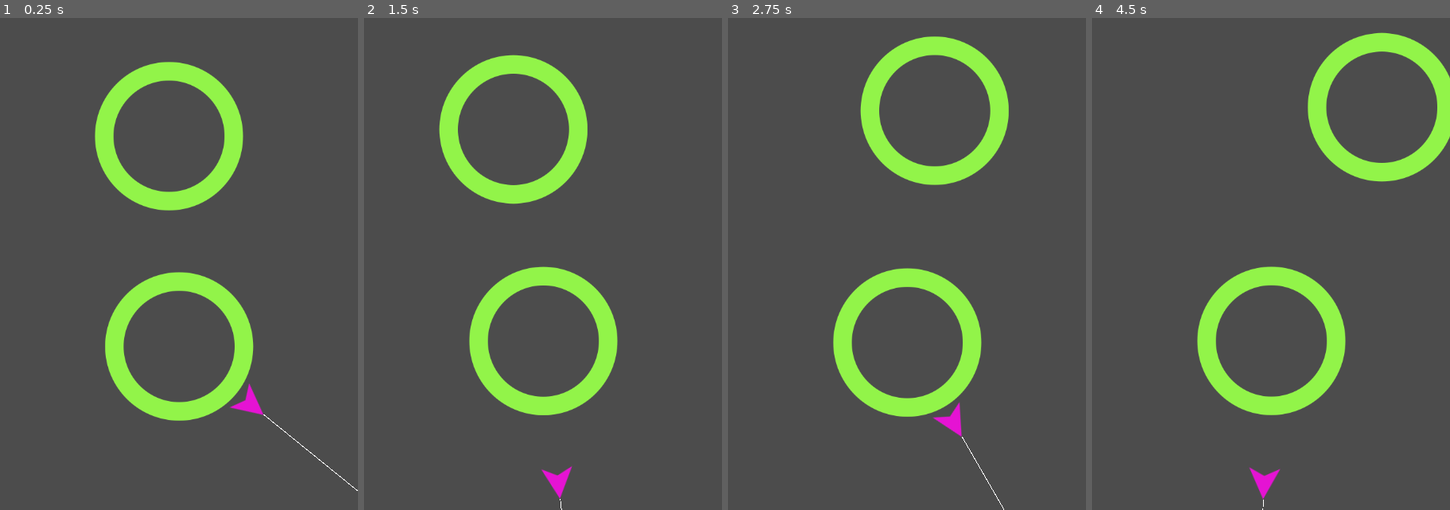
Above: before the commit, frames 1-4 (left to right).
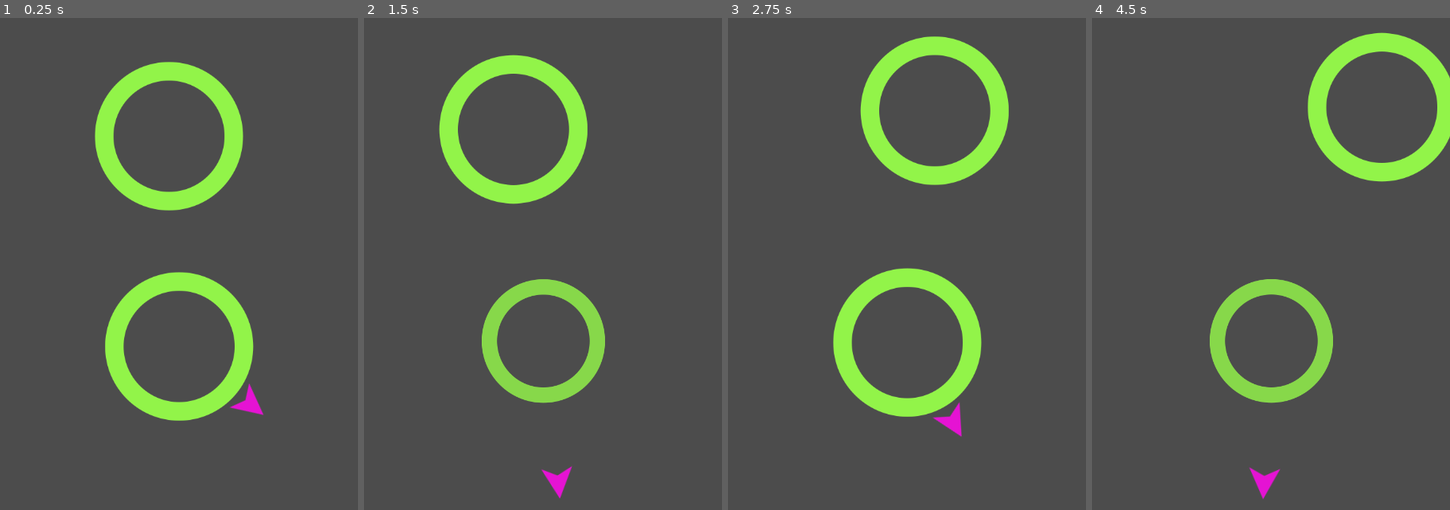
Above: after the commit, the same moments.

Repository: jagc/circleJump
Game: Godot game, scene res://objects/main.tscn
Two runs of this game, one before a commit and one after it. Both use one fixed random seed, a clock stepped at 60 frames per second and the inputs below.
Inputs (mouse positions are in pixels of both pictures, inside the frame that each line leads up to):
- Up to frame 1 (0.25 s): no input
- Up to frame 2 (1.5 s): move the mouse to (621, 160) at 0.52 s; click (621, 160) at 0.67 s; move the mouse to (471, 224) at 1.27 s; click (471, 224) at 1.42 s
- Up to frame 3 (2.75 s): move the mouse to (942, 52) at 2.02 s; click (942, 52) at 2.17 s
- Up to frame 4 (4.5 s): move the mouse to (1253, 318) at 2.77 s; click (1253, 318) at 2.92 s; move the mouse to (1378, 288) at 3.52 s; click (1378, 288) at 3.67 s; move the mouse to (1163, 96) at 4.27 s; click (1163, 96) at 4.42 s

The runs differ from the first frame. In frame 1, less than 0.1% of the frame differs, in the area x 73-100%, y 80-97%; in frame 2, 6.0%, in the area x 29-71%, y 50-100%; in frame 3, less than 0.1%; in frame 4, 6.0%.

Commit message:
created implode animation for the circle

Diff:
--- a/objects/circle.tscn
+++ b/objects/circle.tscn
@@ -11,6 +11,34 @@
 [sub_resource type="CircleShape2D" id=2]
 radius = 135.214
 
+[sub_resource type="Animation" id=3]
+resource_name = "implode"
+length = 0.4
+tracks/0/type = "value"
+tracks/0/path = NodePath(".:scale")
+tracks/0/interp = 1
+tracks/0/loop_wrap = true
+tracks/0/imported = false
+tracks/0/enabled = true
+tracks/0/keys = {
+"times": PoolRealArray( 0, 0.4 ),
+"transitions": PoolRealArray( 1, 1 ),
+"update": 0,
+"values": [ Vector2( 1, 1 ), Vector2( 1e-005, 1e-005 ) ]
+}
+tracks/1/type = "value"
+tracks/1/path = NodePath(".:modulate")
+tracks/1/interp = 1
+tracks/1/loop_wrap = true
+tracks/1/imported = false
+tracks/1/enabled = true
+tracks/1/keys = {
+"times": PoolRealArray( 0, 0.4 ),
+"transitions": PoolRealArray( 1, 1 ),
+"update": 0,
+"values": [ Color( 1, 1, 1, 1 ), Color( 1, 1, 1, 0 ) ]
+}
+
 [node name="circle" type="Area2D"]
 script = ExtResource( 1 )
 
@@ -22,5 +50,9 @@
 shape = SubResource( 2 )
 
 [node name="pivot" type="Node2D" parent="."]
+editor/display_folded = true
 
 [node name="orbitPosition" type="Position2D" parent="pivot"]
+
+[node name="AnimationPlayer" type="AnimationPlayer" parent="."]
+anims/implode = SubResource( 3 )
--- a/objects/jumper.tscn
+++ b/objects/jumper.tscn
@@ -25,6 +25,7 @@
 [node name="VisibilityNotifier2D" type="VisibilityNotifier2D" parent="."]
 
 [node name="ColorRect" type="ColorRect" parent="."]
+visible = false
 margin_left = 20.9887
 margin_top = -0.916218
 margin_right = 734.989
--- a/scripts/circle.gd
+++ b/scripts/circle.gd
@@ -30,3 +30,8 @@
 
 func _process(delta):
 	$pivot.rotation += rotationSpeed * delta
+
+func implode():
+	$AnimationPlayer.play('implode')
+	yield($AnimationPlayer, "animation_finished")
+	queue_free()
--- a/scripts/jumper.gd
+++ b/scripts/jumper.gd
@@ -11,6 +11,7 @@
 		jump()
 
 func jump():
+	target.implode()
 	target = null
 	velocity = transform.x * jumpSpeed
 
Not shown: 1 places in objects/circle.tscn that only renumber resources
